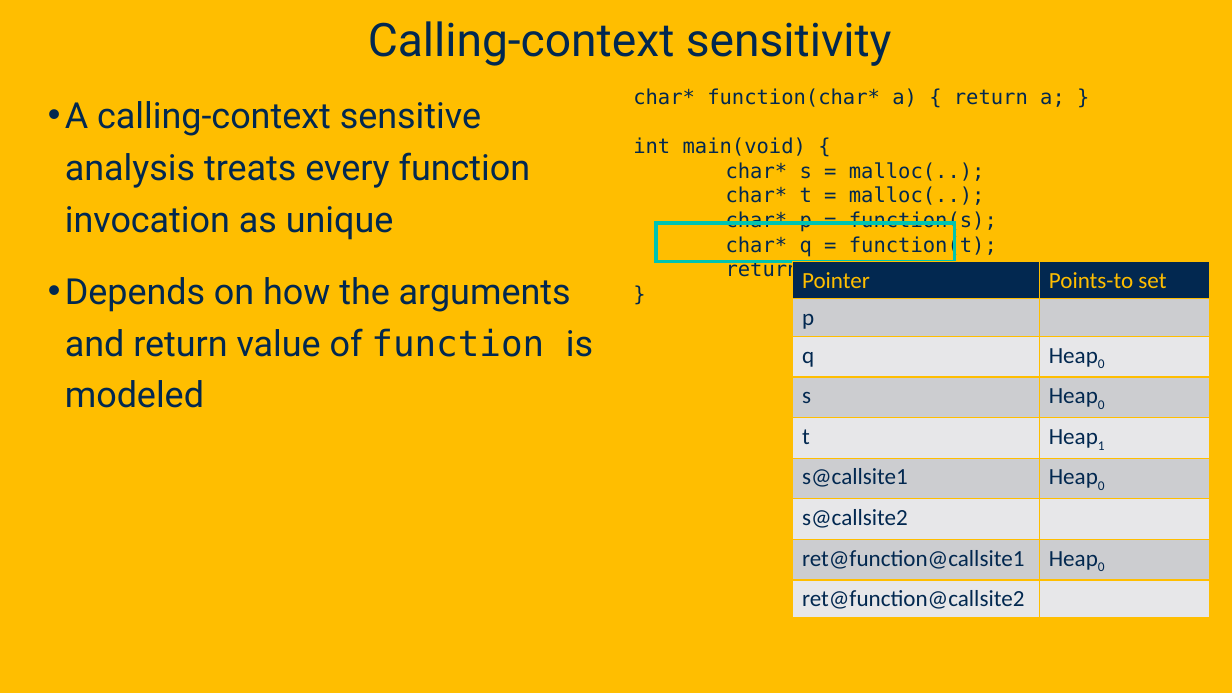
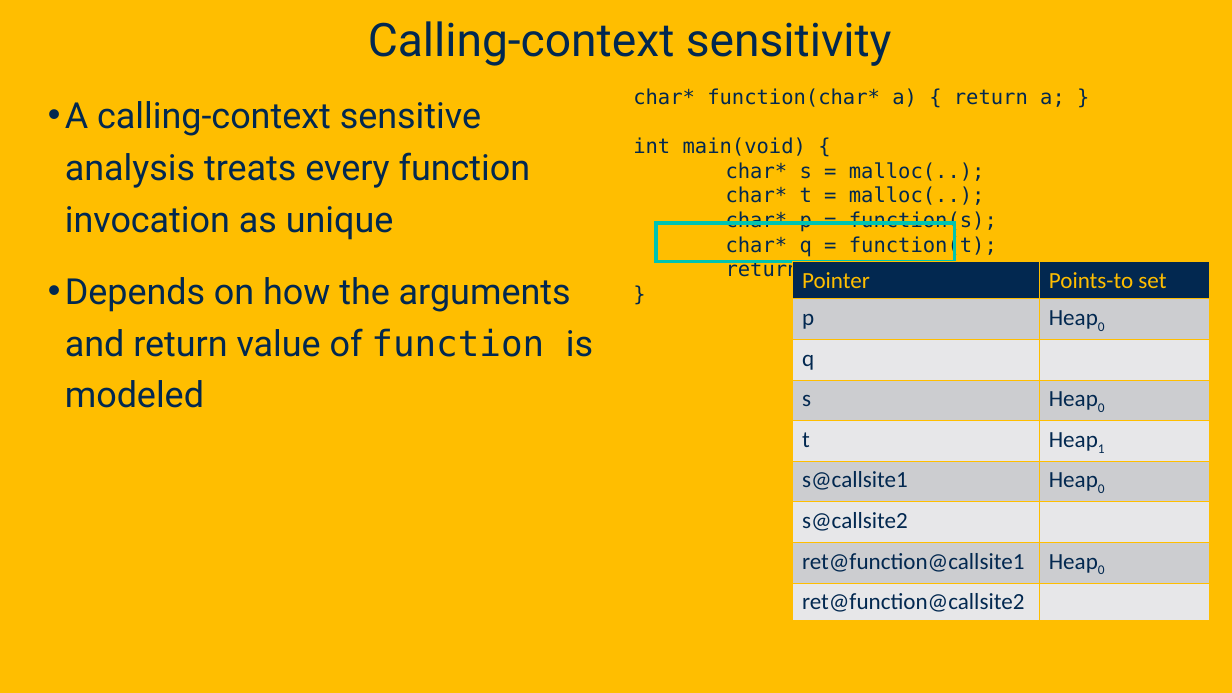
Before and after one commit to davsec-teaching/ECS289C-Spring2025, a slide deck: slide 70 of slides/4_pointer_analysis.pptx (slide 65 before the commit). Drawn at 1232x693 pixels with LibreOffice and Linux fonts; fonts in the diff are those of the drawing; background and template pictures are left out. Boxes give left, top, right and bottom in pixels: in the first picture for what was removed or moved away, otherwise in the second. Text is boxed around its words. In the diff, an @@ line names an element or a change of style, - is before the commit and + after.

```diff
--- a/slides/4_pointer_analysis.pptx
+++ b/slides/4_pointer_analysis.pptx
@@ table at [793, 262, 1210, 616] @@
-row 2, column 2: 
+row 2, column 2: Heap0
-row 3, column 2: Heap0
+row 3, column 2: 
```
Also in this commit, not shown: 30 other slides changed, 9 slides added.
